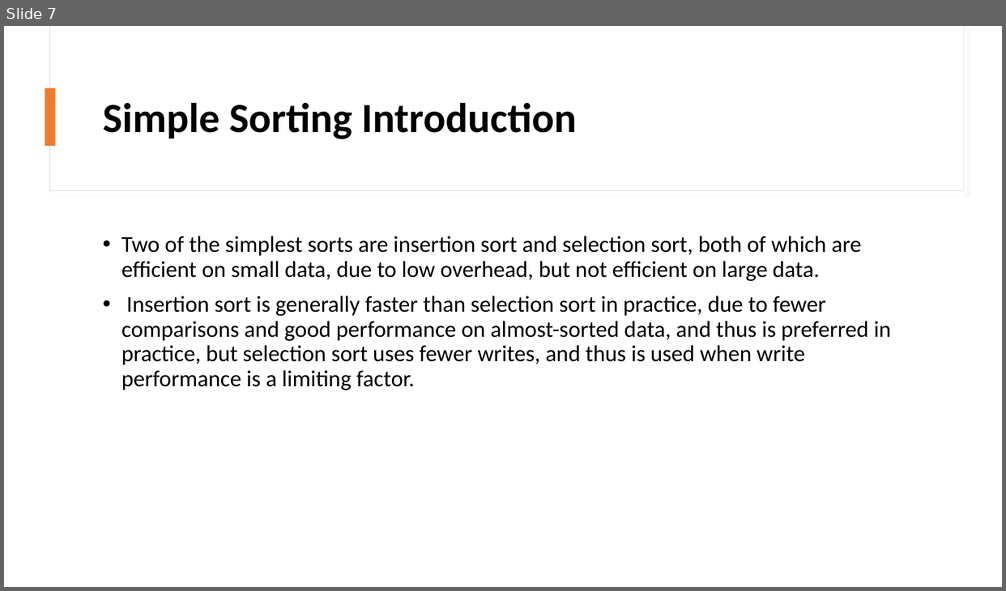
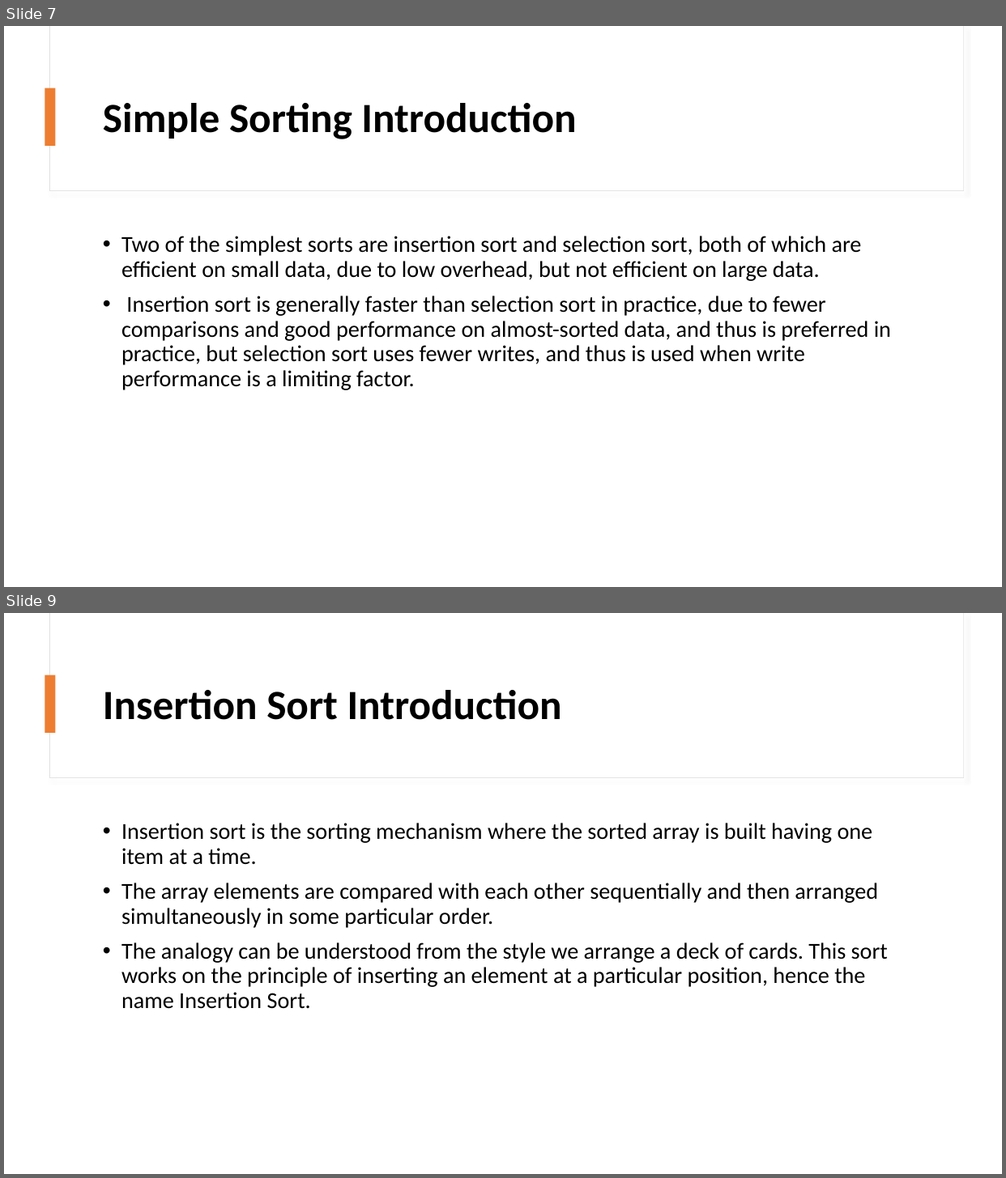
Before and after one commit to mohammednabwy/PowerPointTranslation, a slide deck: Files/DataStructureAndAlgorthimDesign.pptx. Shown one above the other, each under a label of ours: slide 7 before the commit, slides 7 and 9 after it; the slides between them are not shown. The pictures are 1006x591 and 1006x1178 pixels, drawn with LibreOffice and Linux fonts; fonts in the diff are those of the drawing. Boxes give left, top, right and bottom in pixels: in the first picture for what was removed or moved away, otherwise in the second. Text is boxed around its words. In the diff, an @@ line names an element or a change of style, - is before the commit and + after.

```diff
--- a/Files/DataStructureAndAlgorthimDesign.pptx
+++ b/Files/DataStructureAndAlgorthimDesign.pptx
@@ slide 9 added at <box>4,613,1002,1174</box>, background #FFFFFF @@
@@ rectangle added at <box>49,613,964,778</box>, fill #FFFFFF, outline #E1E1E1 0.75 pt @@
@@ rectangle added at <box>50,613,964,777</box>, fill #FFFFFF @@
@@ rectangle added at <box>45,675,56,733</box>, fill #ED7D31 @@
@@ title added at <box>103,690,562,720</box>, 40 pt, text #000000, bold @@
+Insertion Sort Introduction
@@ text added at <box>121,823,888,1009</box>, 22 pt, text #000000 @@
+• Insertion sort is the sorting mechanism where the sorted array is built having one item at a time.
+• The array elements are compared with each other sequentially and then arranged simultaneously in some particular order.
+• The analogy can be understood from the style we arrange a deck of cards. This sort works on the principle of inserting an element at a particular position, hence the name Insertion Sort.
```
Also in this commit, not shown: 32 other slides added, 5 other files.
